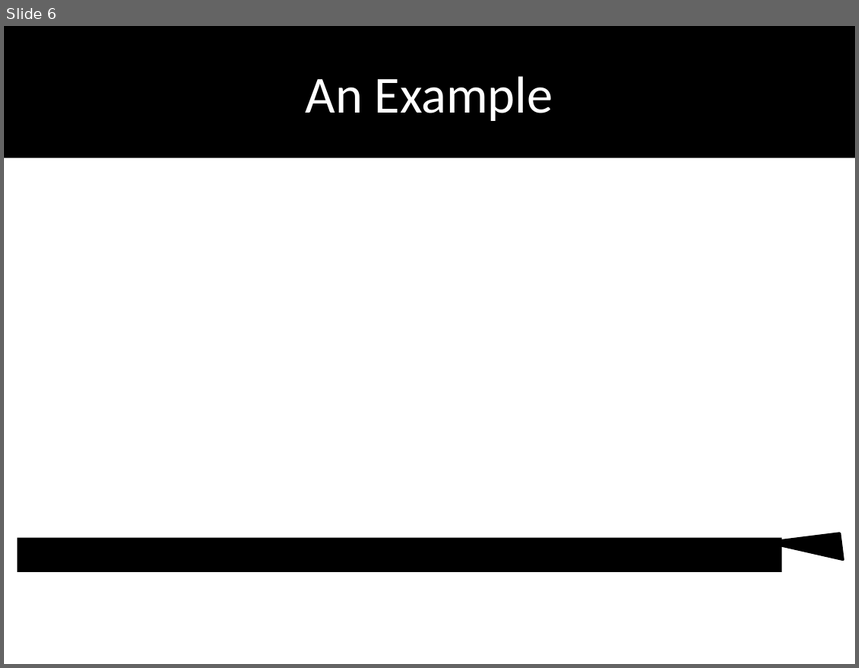
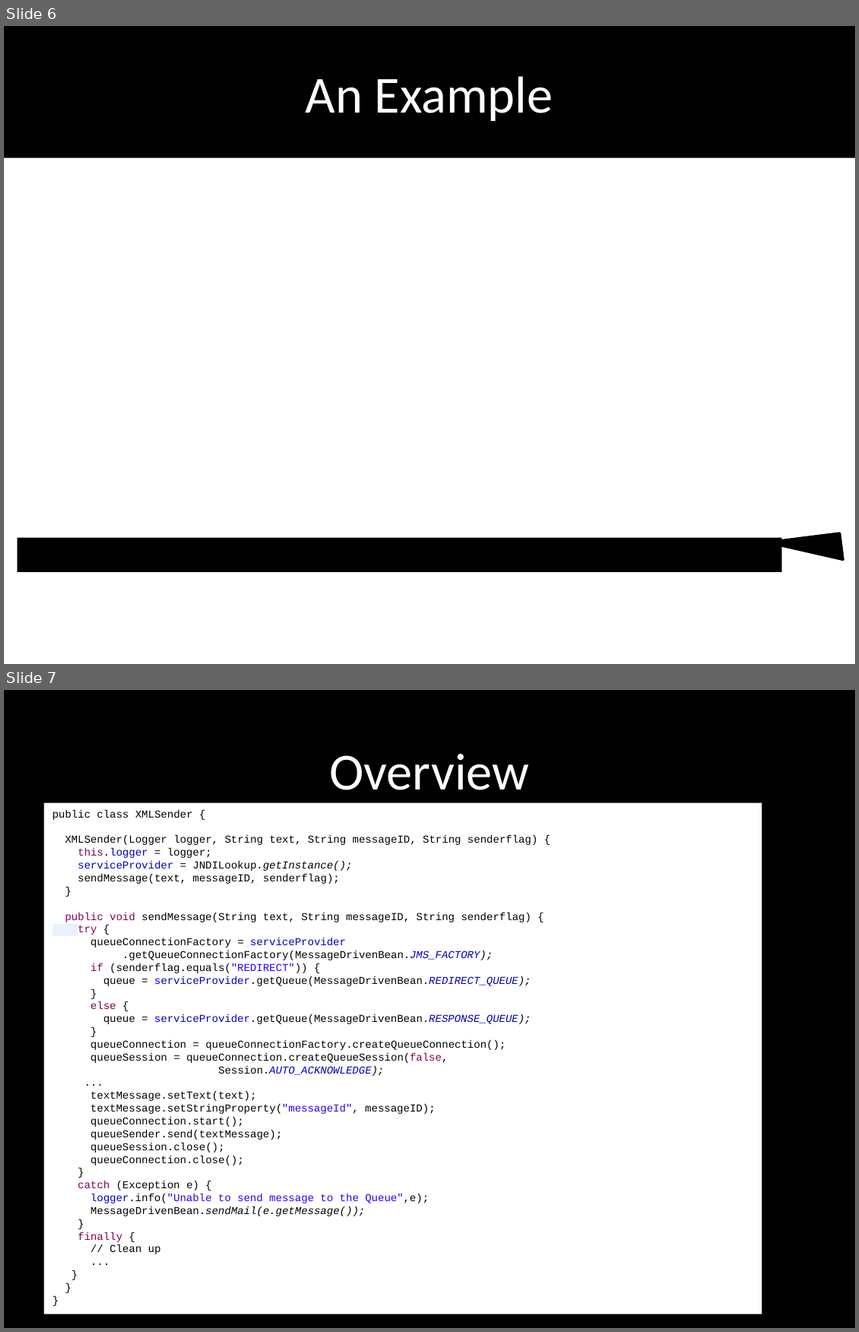
Before and after one commit to tonybaines/retrofitting-tests, a slide deck: presentation/Retrofitting Tests.pptx. Shown one above the other, each under a label of ours: slide 6 before the commit, slides 6 and 7 after it. The pictures are 859x668 and 859x1332 pixels, drawn with LibreOffice and Linux fonts; fonts in the diff are those of the drawing; background and template pictures are left out. Boxes give left, top, right and bottom in pixels: in the first picture for what was removed or moved away, otherwise in the second. Text is boxed around its words. In the diff, an @@ line names an element or a change of style, - is before the commit and + after.

```diff
--- a/presentation/Retrofitting Tests.pptx
+++ b/presentation/Retrofitting Tests.pptx
@@ slide 7 added at (x1=4, y1=690, x2=855, y2=1328), background #000000 @@
@@ title added at (x1=329, y1=754, x2=529, y2=790), 44 pt, text #FFFFFF @@
+Overview
@@ rectangle added at (x1=44, y1=803, x2=762, y2=1315), fill #FFFFFF, 9 pt, text #000000 @@
+public class XMLSender {
+XMLSender(Logger logger, String text, String messageID, String senderflag) {
+this.logger = logger;
+serviceProvider = JNDILookup.getInstance();
+sendMessage(text, messageID, senderflag);
+}
+public void sendMessage(String text, String messageID, String senderflag) {
+try {
+queueConnectionFactory = serviceProvider
+.getQueueConnectionFactory(MessageDrivenBean.JMS_FACTORY);
+if (senderflag.equals("REDIRECT")) {
+queue = serviceProvider.getQueue(MessageDrivenBean.REDIRECT_QUEUE);
+}
+else {
+queue = serviceProvider.getQueue(MessageDrivenBean.RESPONSE_QUEUE);
+}
+queueConnection = queueConnectionFactory.createQueueConnection();
+queueSession = queueConnection.createQueueSession(false,
+Session.AUTO_ACKNOWLEDGE);
+...
+textMessage.setText(text);
+textMessage.setStringProperty("messageId", messageID);
+queueConnection.start();
+queueSender.send(textMessage);
+queueSession.close();
+queueConnection.close();
+}
+catch (Exception e) {
+logger.info("Unable to send message to the Queue",e);
+MessageDrivenBean.sendMail(e.getMessage());
+}
+finally {
+// Clean up
+...
+}
+}
+}
```
Also in this commit, not shown: 2 slides changed, 4 other slides added.
